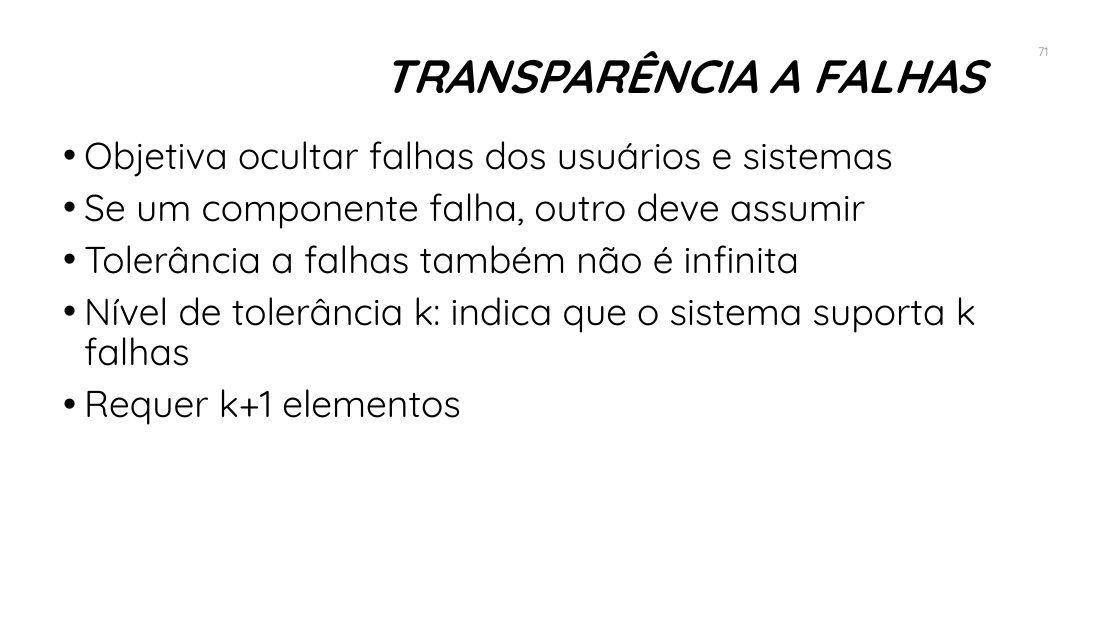
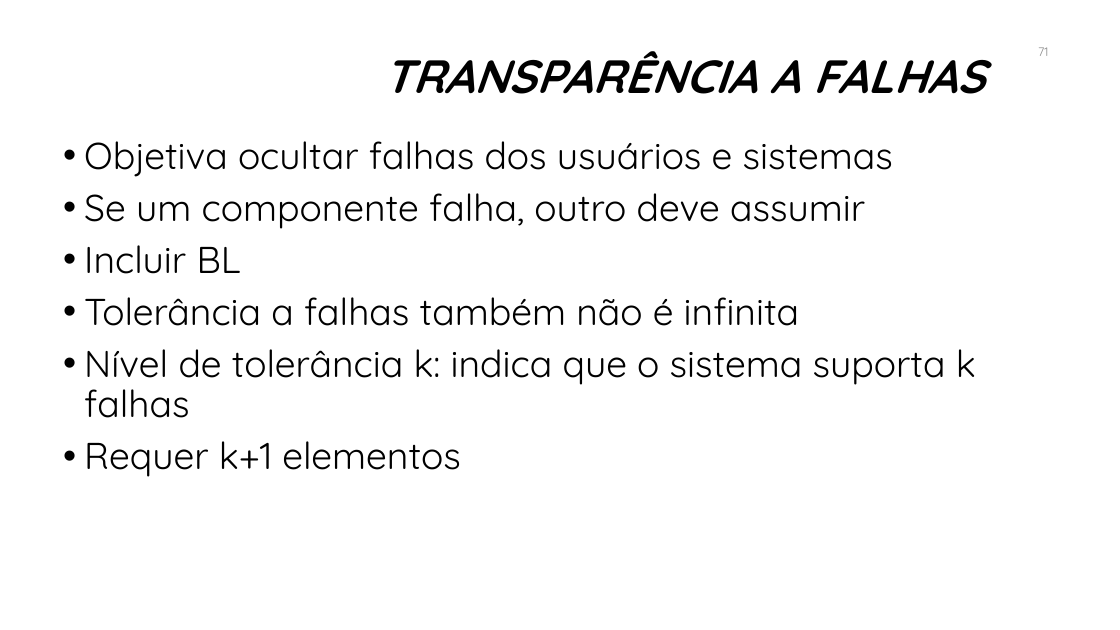
Before and after one commit to manoelcampos/sistemas-distribuidos, a slide deck: slide 71 of introducao-sd.pptx. Drawn at 1120x630 pixels with LibreOffice and Linux fonts; fonts in the diff are those of the drawing; background and template pictures are left out. Boxes give left, top, right and bottom in pixels: in the first picture for what was removed or moved away, otherwise in the second. Text is boxed around its words. In the diff, an @@ line names an element or a change of style, - is before the commit and + after.

Commit message:
Atualiza slides introdução SD

```diff
--- a/introducao-sd.pptx
+++ b/introducao-sd.pptx
@@ text at [84, 245, 241, 274]: paragraph added @@
+• Incluir BL
```
